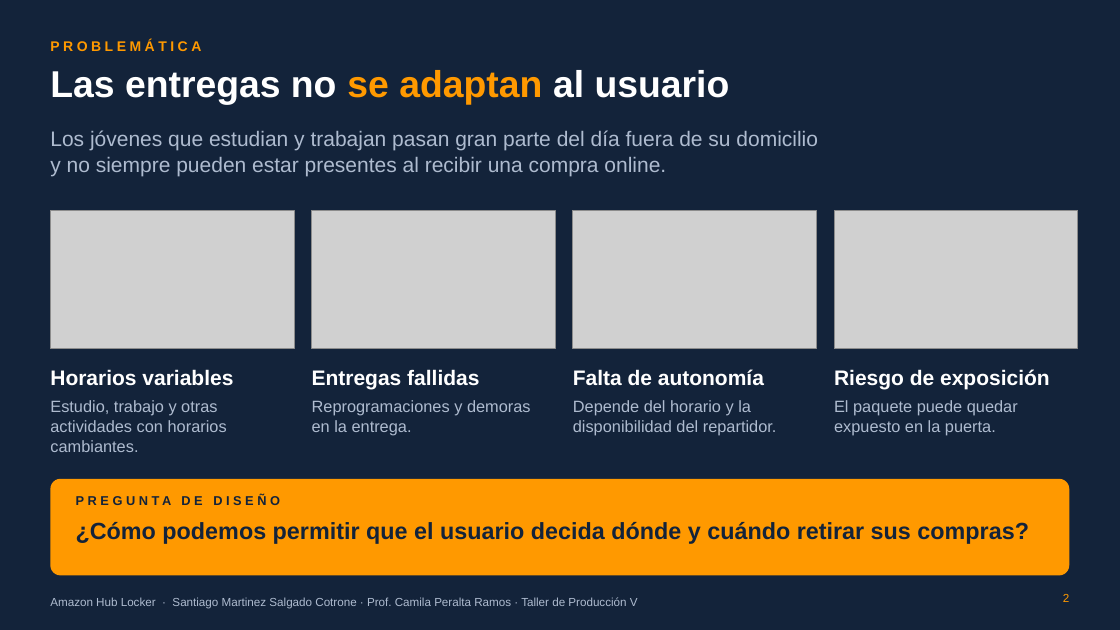
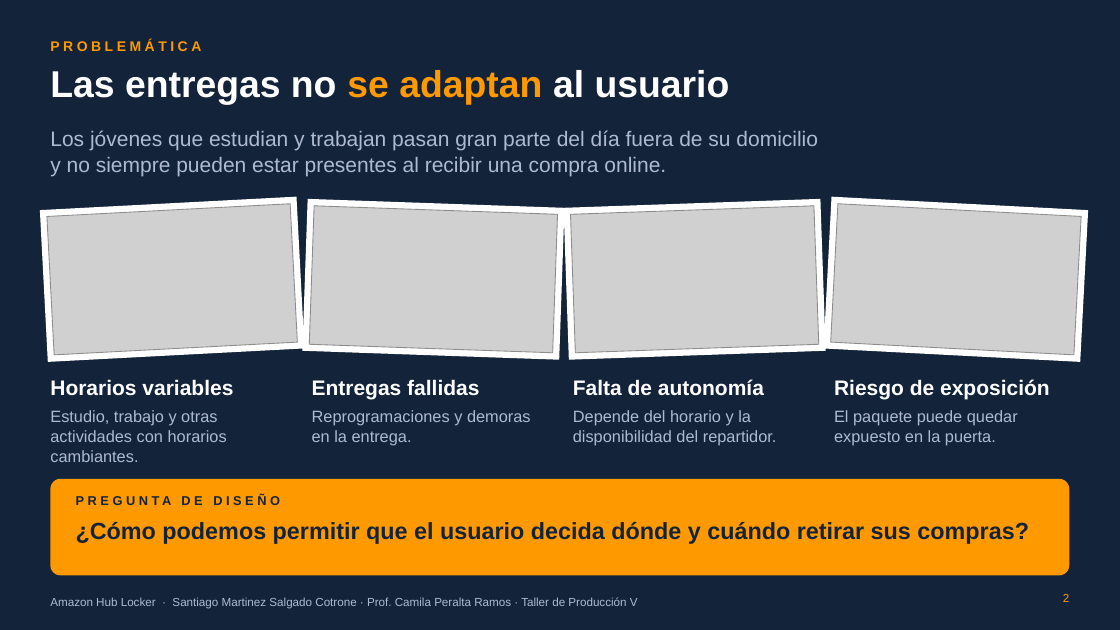
Before and after one commit to ramasalgado/Amazon-Proyecto, a slide deck: slide 2 of presentacion/Amazon-Hub-Locker-presentacion.pptx. Drawn at 1120x630 pixels with LibreOffice and Linux fonts; fonts in the diff are those of the drawing; grey boxes stand for pictures; background and template pictures are left out. Boxes give left, top, right and bottom in pixels: in the first picture for what was removed or moved away, otherwise in the second. Text is boxed around its words. In the diff, an @@ line names an element or a change of style, - is before the commit and + after.

```diff
--- a/presentacion/Amazon-Hub-Locker-presentacion.pptx
+++ b/presentacion/Amazon-Hub-Locker-presentacion.pptx
@@ rectangle added at (x1=40, y1=197, x2=305, y2=362), fill #FFFFFF @@
@@ picture at (x1=47, y1=204, x2=298, y2=355): rotation 0 to 357 degrees @@
@@ rectangle added at (x1=302, y1=199, x2=565, y2=360), fill #FFFFFF @@
@@ picture at (x1=309, y1=206, x2=558, y2=353): rotation 0 to 2 degrees @@
@@ rectangle added at (x1=564, y1=199, x2=826, y2=360), fill #FFFFFF @@
@@ picture at (x1=571, y1=206, x2=819, y2=353): rotation 0 to 358 degrees @@
@@ rectangle added at (x1=824, y1=197, x2=1089, y2=362), fill #FFFFFF @@
@@ picture at (x1=831, y1=204, x2=1081, y2=355): rotation 0 to 3 degrees @@
@@ 8 texts moved together from (x1=50, y1=369, x2=1050, y2=452) to (x1=50, y1=379, x2=1050, y2=462) @@
```
Also in this commit, not shown: 11 other slides changed, 1 other file.
